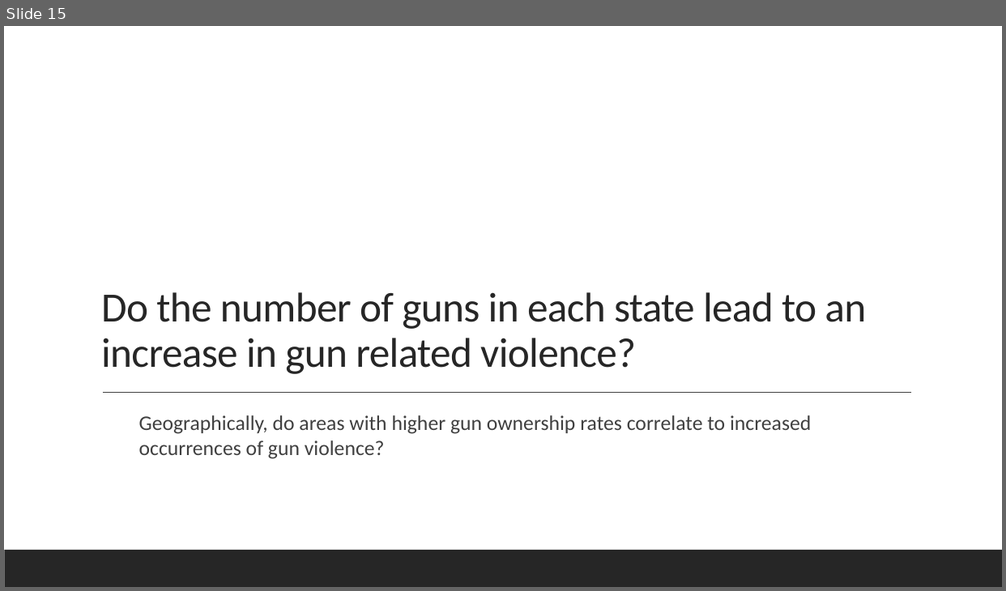
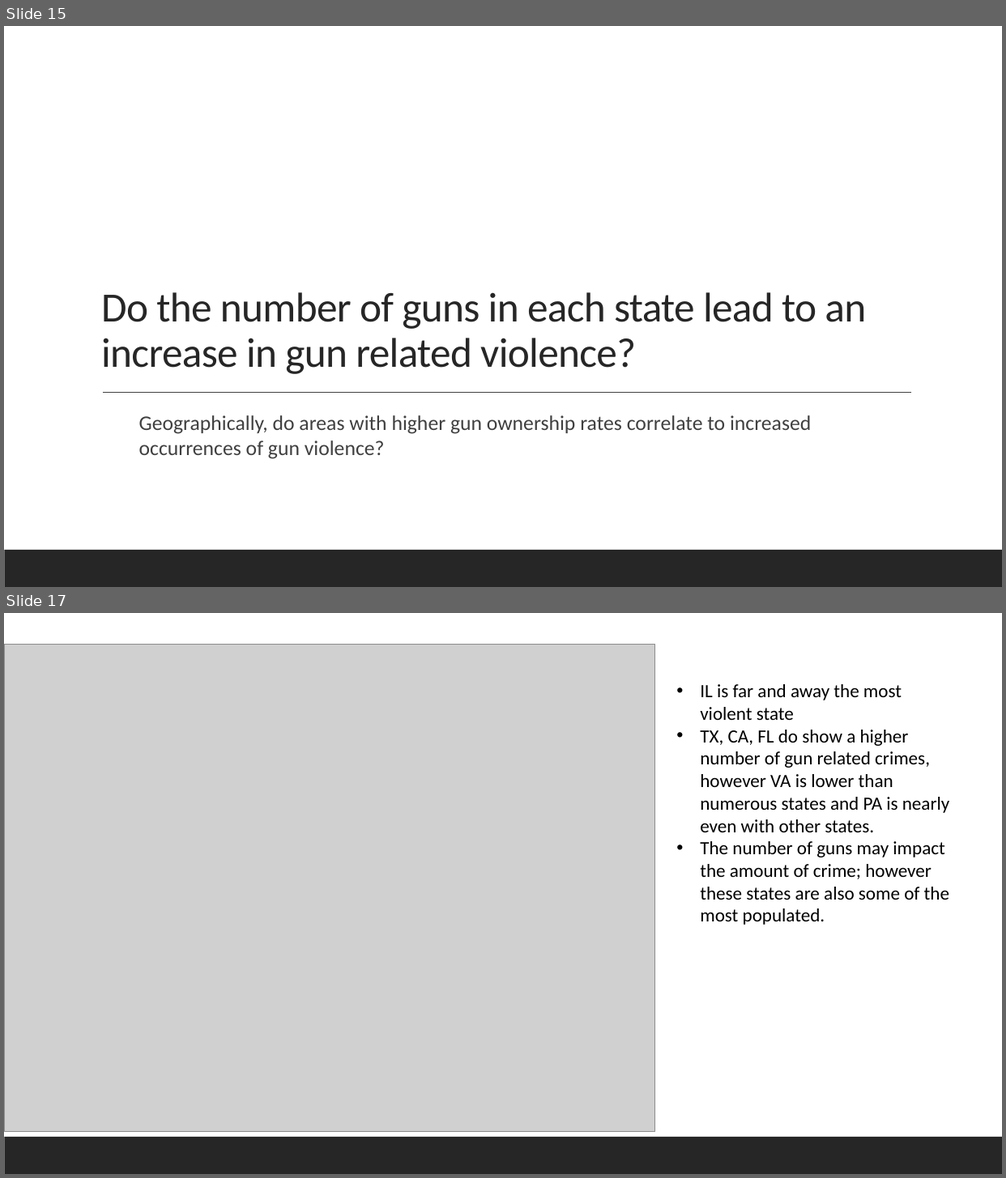
Before and after one commit to KyleYounghans/GunViolenceDataAnalysis, a slide deck: Gun Violence in the US (07.18.19).pptx. Shown one above the other, each under a label of ours: slide 15 before the commit, slides 15 and 17 after it; the slides between them are not shown. The pictures are 1006x591 and 1006x1178 pixels, drawn with LibreOffice and Linux fonts; fonts in the diff are those of the drawing; grey boxes stand for pictures. Boxes give left, top, right and bottom in pixels: in the first picture for what was removed or moved away, otherwise in the second. Text is boxed around its words. In the diff, an @@ line names an element or a change of style, - is before the commit and + after.

```diff
--- a/Gun Violence in the US (07.18.19).pptx
+++ b/Gun Violence in the US (07.18.19).pptx
@@ slide 17 added at (4, 613, 1002, 1174), background #FFFFFF; not listed: 1 template element that a slide beside it also shows @@
@@ picture added at (4, 645, 655, 1131) @@
@@ text added at (700, 684, 949, 925), 18 pt, text #000000 @@
+• IL is far and away the most violent state
+• TX, CA, FL do show a higher number of gun related crimes, however VA is lower than numerous states and PA is nearly even with other states.
+• The number of guns may impact the amount of crime; however these states are also some of the most populated.
```
Also in this commit, not shown: 1 slide changed, 6 other slides added, 1 slide removed, 19 other files.
